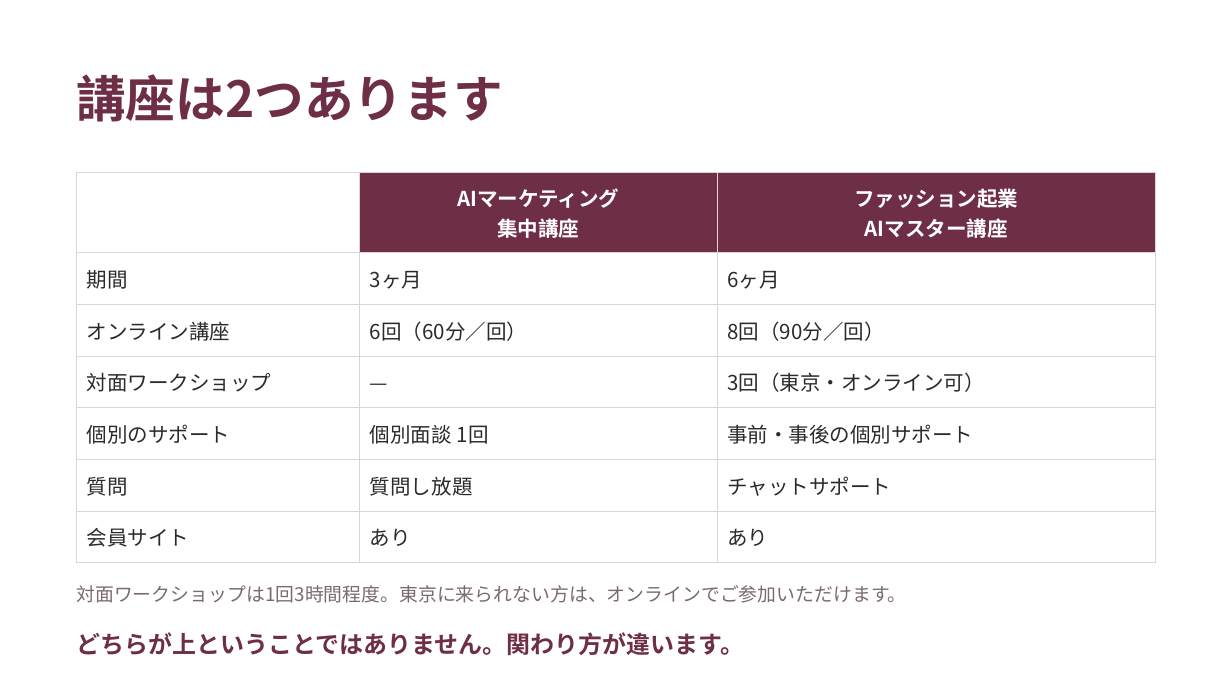
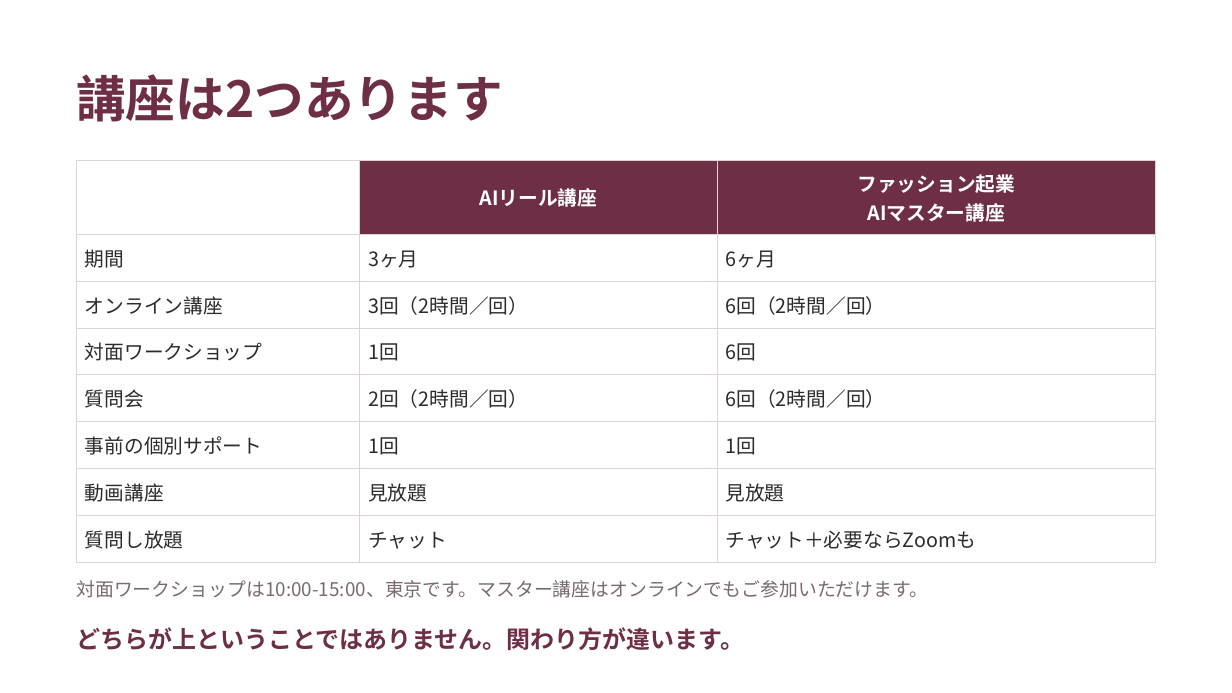
Before and after one commit to fashio17/potential-lamp, a slide deck: slide 21 of 運用/スライド/説明会_20260916.pptx. Drawn at 1232x693 pixels with LibreOffice and Linux fonts; fonts in the diff are those of the drawing. Boxes give left, top, right and bottom in pixels: in the first picture for what was removed or moved away, otherwise in the second. Text is boxed around its words. In the diff, an @@ line names an element or a change of style, - is before the commit and + after.

```diff
--- a/運用/スライド/説明会_20260916.pptx
+++ b/運用/スライド/説明会_20260916.pptx
@@ table at <box>76,160,1156,553</box> @@
-row 1, column 2: AIマーケティング / 集中講座
+row 1, column 2: AIリール講座
-row 3: オンライン講座 | 6回（60分／回） | 8回（90分／回）
-row 4: 対面ワークショップ | — | 3回（東京・オンライン可）
-row 5: 個別のサポート | 個別面談 1回 | 事前・事後の個別サポート
-row 6: 質問 | 質問し放題 | チャットサポート
-row 7: 会員サイト | あり | あり
+row 3: オンライン講座 | 3回（2時間／回） | 6回（2時間／回）
+row 4: 対面ワークショップ | 1回 | 6回
+row 5: 質問会 | 2回（2時間／回） | 6回（2時間／回）
+row 6: 事前の個別サポート | 1回 | 1回
+row 7: 動画講座 | 見放題 | 見放題
+row 8: 質問し放題 | チャット | チャット＋必要ならZoomも
@@ table: place and size @@
-table at <box>76,172,1156,551</box>
+table at <box>76,160,1156,553</box>
@@ text at <box>76,580,928,598</box>: text changed @@
-対面ワークショップは1回3時間程度。東京に来られない方は、オンラインでご参加いただけます。
+対面ワークショップは10:00-15:00、東京です。マスター講座はオンラインでもご参加いただけます。
@@ text "どちらが上ということではありません。関わり方が違います。": place and size @@
-text "どちらが上ということではありません。関わり方が違います。" at <box>76,632,744,655</box>
+text "どちらが上ということではありません。関わり方が違います。" at <box>76,627,744,650</box>
```
Also in this commit, not shown: 5 other slides changed, 3 other files.
